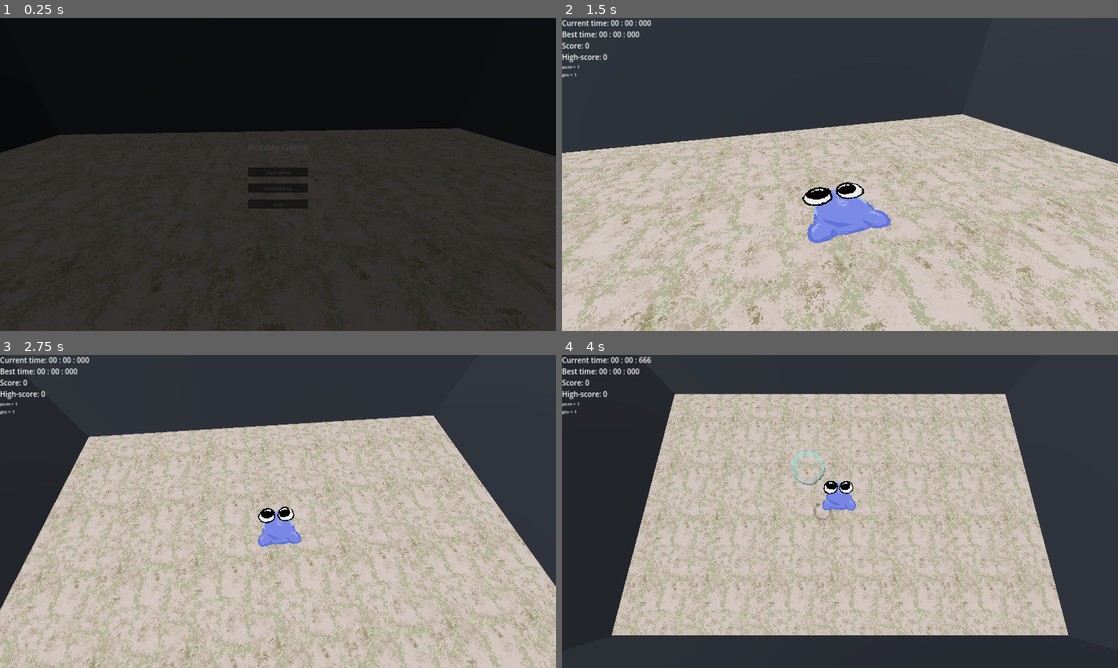
Above: before the commit, frames 1-4 (two rows, left to right).
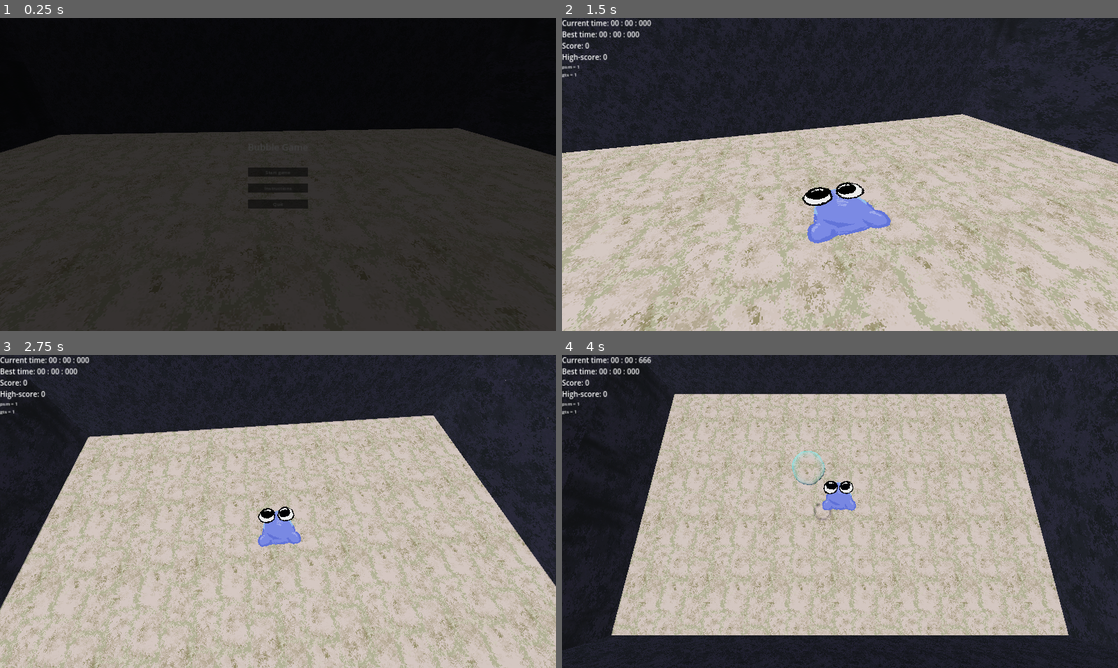
Above: after the commit, the same moments.

Repository: warriormaster12/Fsj2025
Game: Godot game, scene res://levels/actual_level.tscn
The game is run twice, just before and just after one commit, with the same random seed, the same clock (stepped at 60 frames per second) and the same inputs.
Inputs:
- Up to frame 1 (0.25 s): no input
- Up to frame 2 (1.5 s): click "Start game" at 0.5 s; click "Start game" at 1.25 s
- Up to frame 3 (2.75 s): tap Space (dash) at 2.1 s
- Up to frame 4 (4 s): tap S (move_d) at 2.85 s; tap A (move_l) at 3.6 s

The runs differ from the first frame. In frame 1, less than 0.1% of the frame differs, in the area x 0-100%, y 35-45%; in frame 2, 8.9%, in the area x 0-100%, y 0-47%; in frame 3, 4.7%; in frame 4, 5.0%.

Commit message:
Add wall textures

Diff:
--- a/levels/actual_level.tscn
+++ b/levels/actual_level.tscn
@@ -8,7 +8,9 @@
 [ext_resource type="Script" path="res://scripts/spawn_area.gd" id="4_85fx6"]
 [ext_resource type="Texture2D" uid="uid://chderehfhtemy" path="res://resources/images/textures/ground1.png" id="4_kjist"]
 [ext_resource type="PackedScene" uid="uid://cwdwree8x8l0" path="res://prefabs/player/player.tscn" id="4_qfimj"]
+[ext_resource type="Texture2D" uid="uid://4p44e5afuo25" path="res://resources/images/textures/wall1.png" id="5_05m2l"]
 [ext_resource type="Script" path="res://scripts/ui_manager.gd" id="5_hw5b0"]
+[ext_resource type="Texture2D" uid="uid://dt1lly1h0obi8" path="res://resources/images/textures/wall1_top.png" id="6_h8hc1"]
 
 [sub_resource type="ProceduralSkyMaterial" id="ProceduralSkyMaterial_f6xx8"]
 sky_horizon_color = Color(0.64625, 0.65575, 0.67075, 1)
@@ -43,13 +45,43 @@
 material = SubResource("StandardMaterial3D_ane2a")
 size = Vector2(23, 15)
 
+[sub_resource type="StandardMaterial3D" id="StandardMaterial3D_ovoxn"]
+albedo_texture = ExtResource("6_h8hc1")
+uv1_scale = Vector3(0.125, 0.25, 0.125)
+uv1_offset = Vector3(0.17, 1.46, 0)
+uv1_triplanar = true
+texture_filter = 0
+
 [sub_resource type="BoxMesh" id="BoxMesh_lioan"]
-size = Vector3(0.2, 7, 15)
+material = SubResource("StandardMaterial3D_ovoxn")
+size = Vector3(0.2, 3.5, 15)
+
+[sub_resource type="StandardMaterial3D" id="StandardMaterial3D_1khbg"]
+albedo_texture = ExtResource("5_05m2l")
+uv1_scale = Vector3(0.125, 0.25, 0.125)
+uv1_offset = Vector3(0.17, 1.46, 0)
+uv1_triplanar = true
+texture_filter = 0
+
+[sub_resource type="BoxMesh" id="BoxMesh_n1obh"]
+material = SubResource("StandardMaterial3D_1khbg")
+size = Vector3(0.2, 3.5, 15)
 
 [sub_resource type="ConvexPolygonShape3D" id="ConvexPolygonShape3D_kb6lh"]
 points = PackedVector3Array(-0.1, -3.5, -7.5, 0.1, -3.5, -7.5, -0.1, -3.5, 7.5, -0.1, 3.5, -7.5, 0.1, 3.5, -7.5, 0.1, -3.5, 7.5, -0.1, 3.5, 7.5, 0.1, 3.5, 7.5)
 
+[sub_resource type="BoxMesh" id="BoxMesh_6vjlw"]
+material = SubResource("StandardMaterial3D_ovoxn")
+size = Vector3(0.2, 3.5, 15)
+
+[sub_resource type="StandardMaterial3D" id="StandardMaterial3D_fmfw5"]
+albedo_texture = ExtResource("5_05m2l")
+uv1_scale = Vector3(0.5, 0.5, 0.5)
+uv1_triplanar = true
+texture_filter = 0
+
 [sub_resource type="BoxMesh" id="BoxMesh_j1wu4"]
+material = SubResource("StandardMaterial3D_fmfw5")
 size = Vector3(0.2, 7, 23)
 
 [sub_resource type="ConvexPolygonShape3D" id="ConvexPolygonShape3D_w1a7o"]
@@ -98,7 +130,12 @@
 transform = Transform3D(1, 0, 0, 0, 1, 0, 0, 0, 1, 11.5, 3.5, 0)
 
 [node name="WallMesh" type="MeshInstance3D" parent="Game/Node3D/Level/Wall"]
+transform = Transform3D(1, 0, 0, 0, 1, 0, 0, 0, 1, 0, 1.72198, 0)
 mesh = SubResource("BoxMesh_lioan")
+
+[node name="WallMesh2" type="MeshInstance3D" parent="Game/Node3D/Level/Wall"]
+transform = Transform3D(1, 0, 0, 0, 1, 0, 0, 0, 1, 0, -1.68161, 0)
+mesh = SubResource("BoxMesh_n1obh")
 
 [node name="CollisionShape3D" type="CollisionShape3D" parent="Game/Node3D/Level/Wall"]
 shape = SubResource("ConvexPolygonShape3D_kb6lh")
@@ -106,7 +143,12 @@
 [node name="Wall2" type="StaticBody3D" parent="Game/Node3D/Level"]
 transform = Transform3D(1, 0, 0, 0, 1, 0, 0, 0, 1, -11.5, 3.5, 0)
 
+[node name="WallMesh2" type="MeshInstance3D" parent="Game/Node3D/Level/Wall2"]
+transform = Transform3D(1, 0, 0, 0, 1, 0, 0, 0, 1, 0, 1.76765, 0)
+mesh = SubResource("BoxMesh_6vjlw")
+
 [node name="WallMesh" type="MeshInstance3D" parent="Game/Node3D/Level/Wall2"]
+transform = Transform3D(1, 0, 0, 0, 1, 0, 0, 0, 1, 0, -1.67408, 0)
 mesh = SubResource("BoxMesh_lioan")
 
 [node name="CollisionShape3D" type="CollisionShape3D" parent="Game/Node3D/Level/Wall2"]
--- a/scripts/visual_container.gd
+++ b/scripts/visual_container.gd
@@ -8,6 +8,7 @@
 # Called when the node enters the scene tree for the first time.
 func _ready() -> void:
 	pass # Replace with function body.
+
 
 
 func manage_eyes(direction: Vector3) -> void:
Not shown: 1 places in levels/actual_level.tscn that only renumber resources
Binary file added: resources/images/textures/wall1.png
Not shown, added: resources/images/textures/wall1.png.import
Binary file added: resources/images/textures/wall1_top.png
Not shown, added: resources/images/textures/wall1_top.png.import
Not shown, changed: .DS_Store
Not shown, changed: resources/.DS_Store
Not shown, changed: resources/images/.DS_Store
